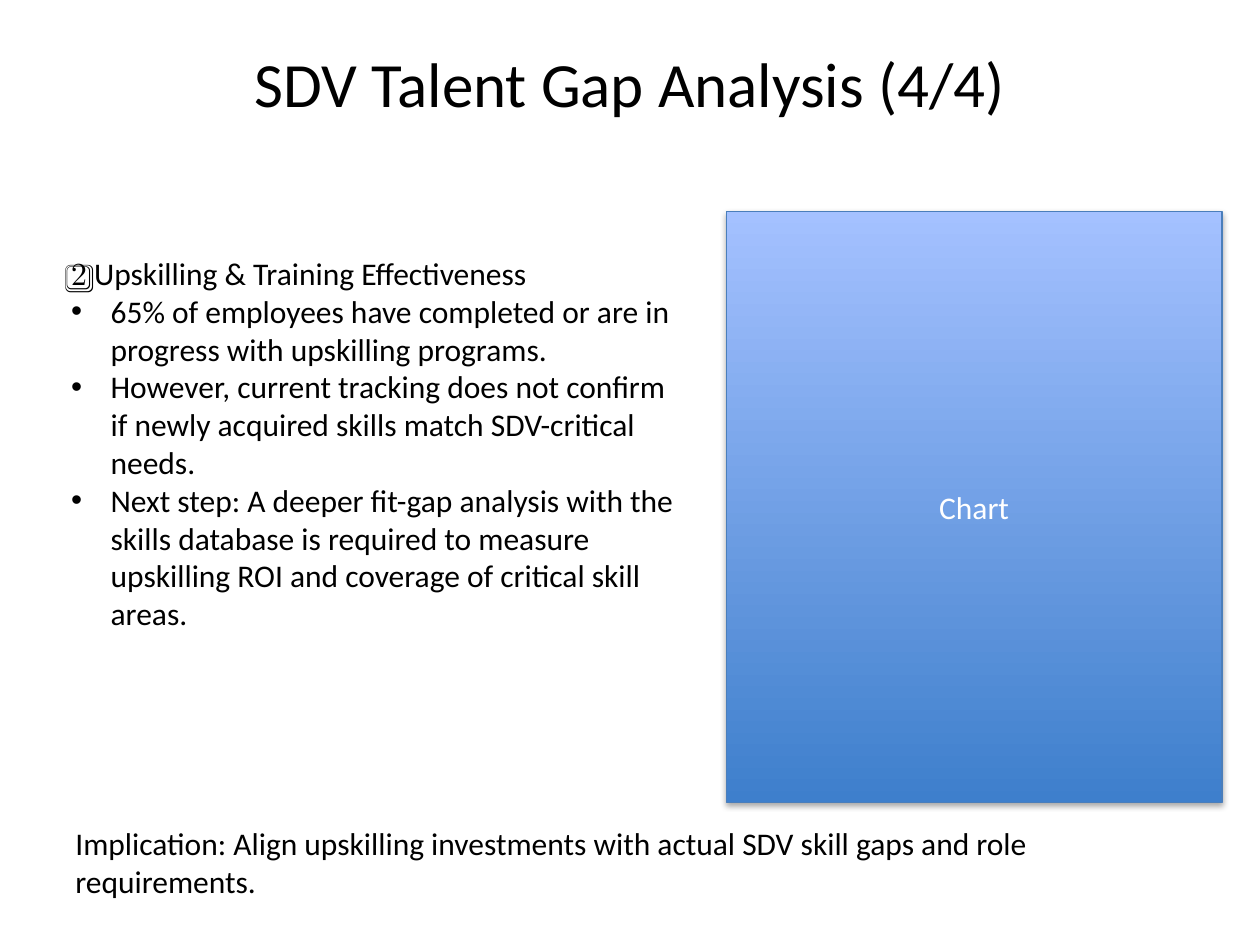
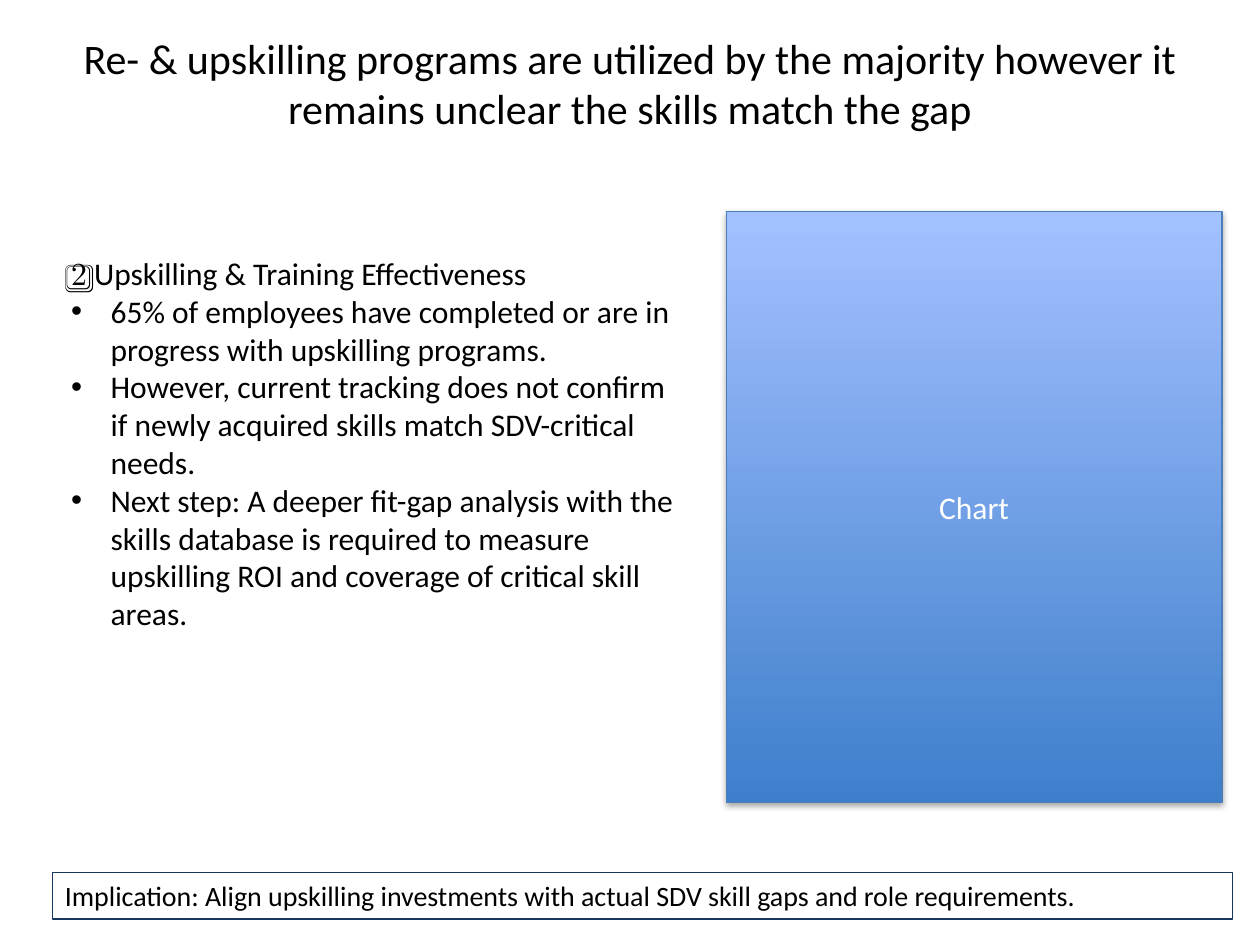
Before and after one commit to sven-friedel/workforce-insights-project, a slide deck: slide 4 of SDV_Talent_Report.pptx (slide 5 before the commit). Drawn at 1260x945 pixels with LibreOffice and Linux fonts; fonts in the diff are those of the drawing. Boxes give left, top, right and bottom in pixels: in the first picture for what was removed or moved away, otherwise in the second. Text is boxed around its words. In the diff, an @@ line names an element or a change of style, - is before the commit and + after.

```diff
--- a/SDV_Talent_Report.pptx
+++ b/SDV_Talent_Report.pptx
@@ text at [84, 44, 1176, 132]: text changed; size 36 to 24 pt @@
-SDV Talent Gap Analysis (4/4)
+Re- & upskilling programs are utilized by the majority however it remains unclear the skills match the gap
@@ rectangle "Implication: Align upskilling investments with ...": place and size @@
-rectangle "Implication: Align upskilling investments with ..." at [75, 833, 1026, 898]
+rectangle "Implication: Align upskilling investments with ..." at [53, 872, 1232, 919]
@@ rectangle "Implication: Align upskilling investments with ..." at [53, 872, 1232, 919]: size 18 to 16 pt; outline none to #17375E 1 pt @@
```
Also in this commit, not shown: 2 other slides changed, 1 slide added, 1 slide removed, 1 other file.
